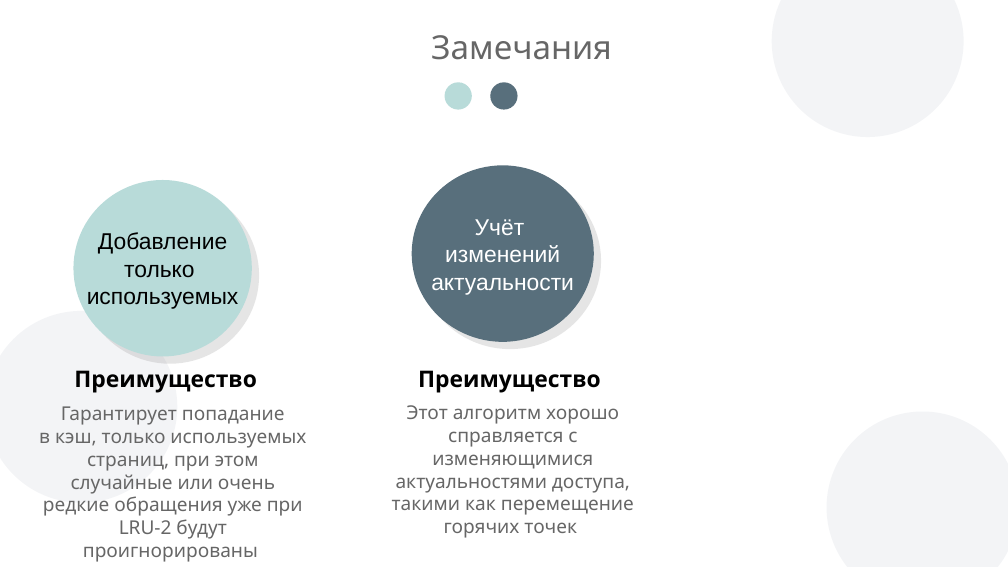
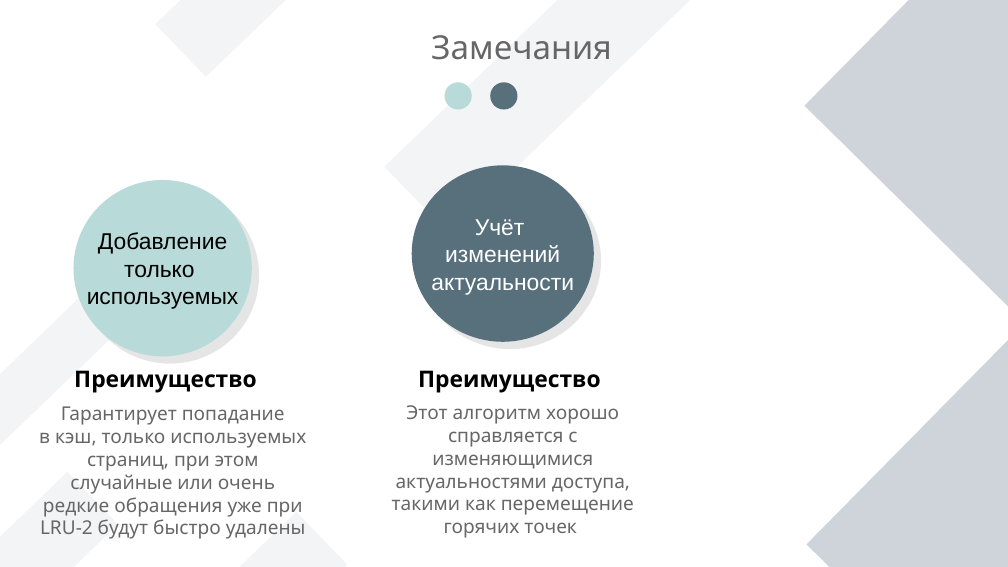
Before and after one commit to andreyStrachuk/LRU-K, a slide deck: slide 31 of Theory/Презентация LRU-K.pptx. Drawn at 1008x567 pixels with LibreOffice and Linux fonts; fonts in the diff are those of the drawing; background and template pictures are left out. Boxes give left, top, right and bottom in pixels: in the first picture for what was removed or moved away, otherwise in the second. Text is boxed around its words. In the diff, an @@ line names an element or a change of style, - is before the commit and + after.

```diff
--- a/Theory/Презентация LRU-K.pptx
+++ b/Theory/Презентация LRU-K.pptx
@@ ellipse removed at box(772, 0, 964, 137) @@
@@ rectangle added at box(805, 0, 1008, 309), fill #CED4DA @@
@@ rectangle added at box(0, 247, 168, 463), fill #8D99AE at 10% opacity @@
@@ ellipse removed at box(0, 311, 177, 503) @@
@@ rectangle added at box(807, 339, 1008, 567), fill #CED4DA @@
@@ ellipse removed at box(827, 412, 1008, 567) @@
@@ text at box(39, 432, 306, 539): text changed @@
-в кэш, только используемых страниц, при этом случайные или очень редкие обращения уже при LRU-2 будут проигнорированы
+в кэш, только используемых страниц, при этом случайные или очень редкие обращения уже при LRU-2 будут быстро удалены
@@ rectangle added at box(0, 472, 118, 567), fill #8D99AE at 10% opacity @@
@@ rectangle added at box(111, 512, 348, 567), fill #8D99AE at 10% opacity @@
```
Also in this commit, not shown: 25 other slides changed.
